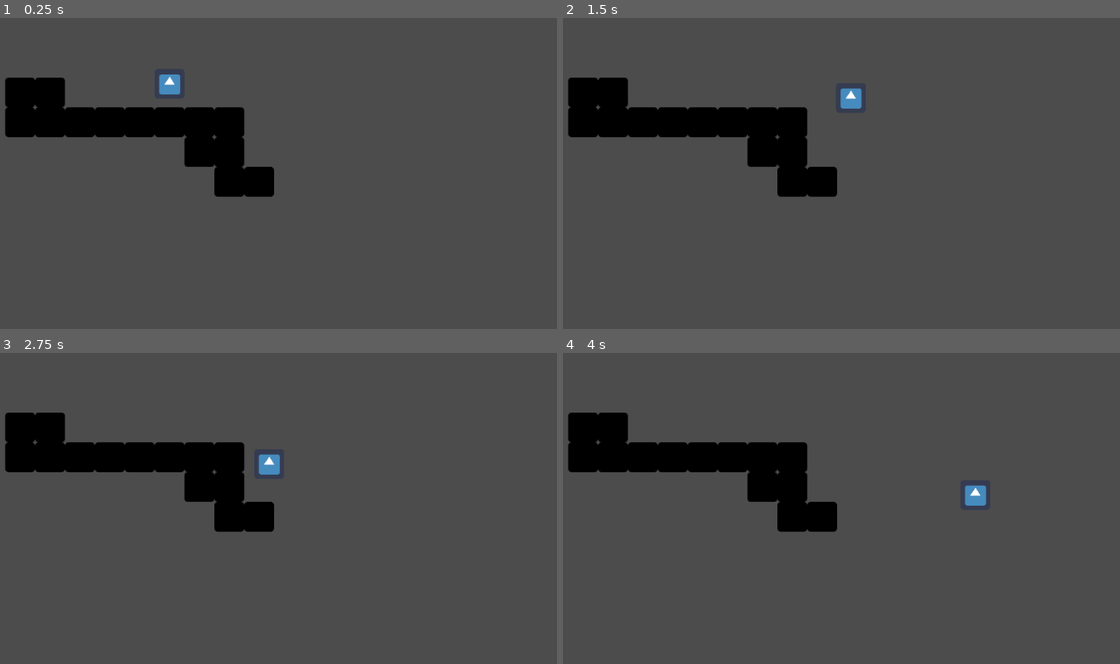
Above: before the commit, frames 1-4 (two rows, left to right).
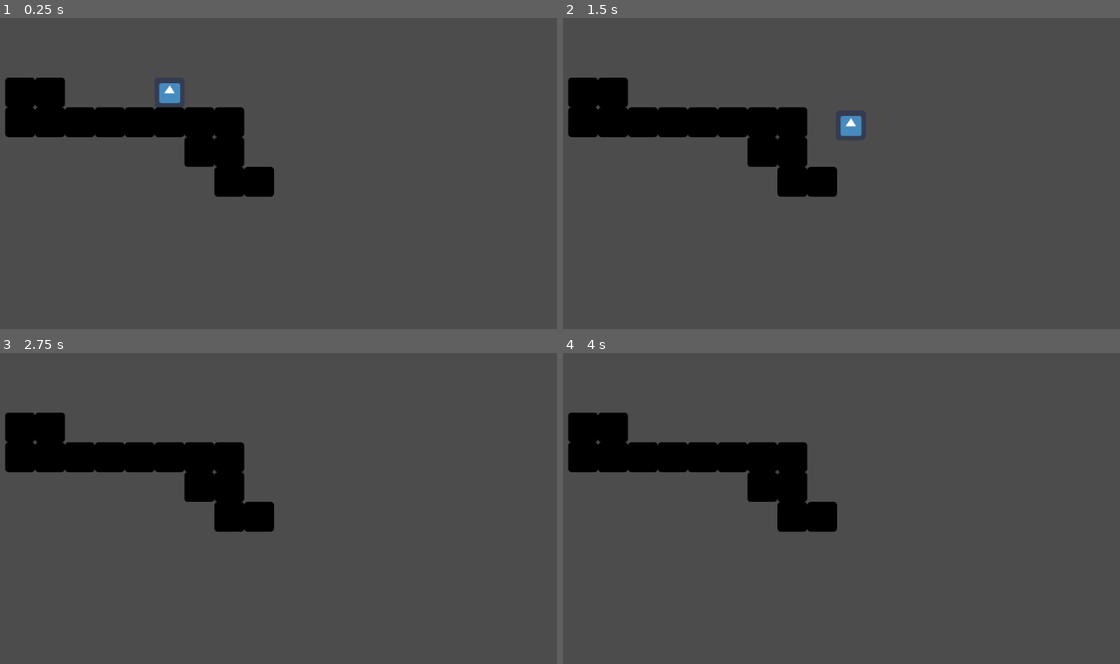
Above: after the commit, the same moments.

Repository: maherhalabi/platformer
Game: Godot game, scene res://World.tscn
Two runs of this game, one before a commit and one after it. Both use one fixed random seed, a clock stepped at 60 frames per second and the inputs below. The engine's default icon, where the game draws it, is replaced by a stand-in: a white triangle on a blue panel in a dark square.
Inputs:
- Up to frame 1 (0.25 s): no input
- Up to frame 2 (1.5 s): hold Right (ui_right) from 0.53 s (still down); tap Up (ui_up) at 0.6, 0.77, 1.07, 1.35 s
- Up to frame 3 (2.75 s): tap Up (ui_up) at 1.52, 1.82, 2.1 s; release Right (ui_right) at 2.03 s; hold Left (ui_left) from 2.03 s (still down)
- Up to frame 4 (4 s): release Left (ui_left) at 2.78 s; hold Right (ui_right) from 2.78 s (still down); tap Up (ui_up) at 2.85, 3.02, 3.32, 3.6, 3.77 s

The runs differ from the first frame. In frame 1, 0.3% of the frame differs, in the area x 28-33%, y 18-28%; in frame 2, 0.5%, in the area x 49-54%, y 22-39%; in frame 3, 0.3%; in frame 4, 0.3%.

Commit message:
Adding jump_height and fixing bug where gravity keeps getting added

Diff:
--- a/src/KinematicBody2D.gd
+++ b/src/KinematicBody2D.gd
@@ -1,20 +1,29 @@
 extends KinematicBody2D
 
-#Vector2() is an object that contains the x and y motions.
+#Vector2() is an object that contains the x and y motions. Vector2(x, y)
 var motion = Vector2() #contians the motion of the character. Now has access to motion.x and motion.y
-var speed = 200
-var gravity = 40
+const UP = Vector2(0, -1)
+const SPEED = 200
+const GRAVITY = 35
+var JUMP_HEIGHT = -650
 
 func _physics_process(delta):
-	motion.y = gravity
+	motion.y += GRAVITY #for every frame it ADDS 10 instead of hard coding 10. This allows for realistic reaction of gravity,
 
 	if Input.is_action_pressed("ui_right"):
-		motion.x = speed
+		motion.x = SPEED
 
 	elif Input.is_action_pressed("ui_left"):
-		motion.x = -speed
+		motion.x = -SPEED
 
 	else:
 		motion.x = 0
 
-	motion = move_and_slide(motion)
+	if is_on_floor():
+		print("On floor.")
+		if Input.is_action_just_pressed("ui_up"):
+			motion.y = JUMP_HEIGHT
+
+#docs mention 2nd argument of func move_and_slide for allowing jump in vector. Update motion with the return of the whole functon to stop from continuously adding gravity.
+	motion = move_and_slide(motion, UP)
+	print(motion)
